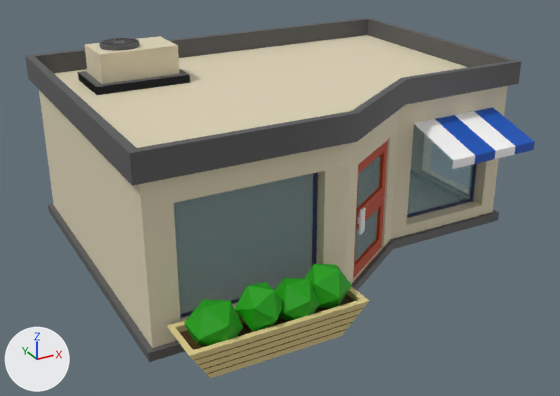
Renders of the glTF model public/assets/outdoor/buildings/slant store/Untitled.glb from each side of a commit.
Before and after are seen from a 50 mm camera at (-6.0, -14.48, 8.97) aimed at (2.44, 0.87, 1.3). Every picture has the same lights, and +X, +Y and +Z are marked at lower left. The first picture is the older version. Where no turn or scale is listed for an object, it has been applied to the vertices. Vertices at exactly the same position are counted once.

Names of what the first picture shows: 'pCube1_lambert10_0', 'pCube1_lambert11_0', 'pCube1_lambert12_0', 'pCube1_lambert6_0', 'pCube1_lambert7_0', 'pCube1_lambert8_0', 'pCube1_lambert9_0', 'pCube3_lambert4_0', 'pCube5_lambert6_0', 'pCube5_lambert8_0', 'pPlatonic2_lambert2_0', 'pPlatonic3_lambert2_0', 'pPlatonic4_lambert2_0' and 4 more.
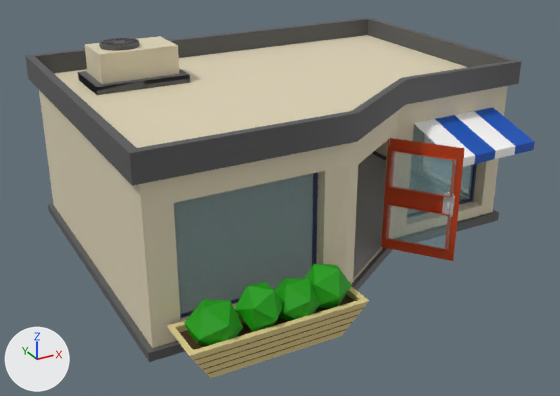
The change in detail:
me_pcube1_lambert1_0 is used by ob_pcube1_lambert1_0; location (3.02, 1.48, 2.21).
me_pcube1_lambert1_0 had 127 vertices, 130 faces and spanned x -5.29..5.22, y -3.87..4.22, z -2.17..2.17.
me_pcube1_lambert1_0 now has 139 vertices, 130 faces and spans x -5.29..5.22, y -3.87..4.22, z -2.17..2.17.
me_pcube1_lambert1_0 part 1: a new loose piece of 16 vertices spanning x 2.13..2.28, y -3.65..-3.46, z -0.84..-0.25, in mat_lambert1 (grey #bcbcbc).
Other edits to the shape of me_pcube1_lambert1_0 do not show in these pictures.
me_pcube1_lambert7_0 is used by ob_pcube1_lambert7_0; location (3.02, 1.48, 2.21).
Verts and faces of me_pcube1_lambert7_0; kept vertices keep their numbers, new ones are numbered from 25.
Before the commit, vertices of me_pcube1_lambert7_0: 12 (-0.17, -3.21, -1.22), 13 (-0.17, -3.21, -1.67), 14 (1.11, -2.37, -1.67) at pixel (376, 238), 15 (1.1, -2.37, -1.21) at pixel (377, 222), 16 (1.1, -2.37, -0.76).
Before the commit, vertices of me_pcube1_lambert7_0: 17 (-0.05, -3.13, -0.77), 18 (-0.17, -3.21, -0.77), 19 (-0.17, -3.21, 0.13), 20 (-0.17, -3.21, -0.32), 21 (1.1, -2.37, -0.31) at pixel (379, 187).
Before the commit, vertices of me_pcube1_lambert7_0: 23 (1.09, -2.38, 0.59), 24 (-0.17, -3.2, 0.59).
me_pcube1_lambert7_0 had 25 vertices, 15 faces and spanned x -4.4..4.71, y -3.36..0.53, z -1.67..0.95.
me_pcube1_lambert7_0 now has 27 vertices, 15 faces and spans x -4.4..4.71, y -3.65..0.53, z -1.67..0.95.
Part 2, on me_pcube1_lambert7_0:
Vertices deleted: 19, 20, 24 (with the faces that use them).
Vertices 12, 13, 18 move by (1.49, 0.77, 0.0).
Vertex 14 moves to (2.26, -3.65, -1.67), pixel (448, 249).
Vertex 15 moves to (2.26, -3.64, -1.21), pixel (449, 232).
Vertex 16 moves to (2.26, -3.64, -0.76), pixel (451, 214).
Vertex 17 moves to (1.41, -2.55, -0.77), pixel (393, 205).
New vertex 25 is at (1.32, -2.44, 0.13), pixel (389, 168).
New vertex 26 is at (1.32, -2.44, -0.32), pixel (388, 186).
New vertex 27 is at (2.25, -3.64, -0.31), pixel (453, 196).
New vertex 28 is at (2.25, -3.63, 0.59), pixel (456, 159).
New vertex 29 is at (1.32, -2.44, 0.59), pixel (390, 150).
New faces: (25, 26, 27), (25, 27, 29), (27, 28, 29).
Object 'pCube1_lambert11_0' (ob_pcube1_lambert11_0) moves from (0.0, 0.0, 0.0) to (-0.178, -0.375, 0.0).
Object 'pCube1_lambert11_0' (ob_pcube1_lambert11_0) turns from (0, 0, 0) to (0, 0, 82) degrees about x, y and z.
Object 'pCube1_lambert12_0' (ob_pcube1_lambert12_0) moves from (0.0, 0.0, 0.0) to (-0.186, -0.376, 0.0).

Location of each change, [x1, y1, x2, y2] in pixels of the pictures (560 x 396 px; the box of a moved part takes in the faces that stretch with it):
'pCube1_lambert11_0', moved, turned
    before: [353, 140, 388, 278]
    after: [381, 138, 465, 261]
'pCube1_lambert1_0', reshaped (not visible before)
    after: [353, 153, 454, 278]
'pCube1_lambert12_0', moved
    before: [357, 207, 366, 235]
    after: [445, 196, 455, 209]
part 1 of me_pcube1_lambert1_0, added
    after: [442, 194, 454, 217]
part 2 of me_pcube1_lambert7_0, moved or reshaped
    before: [355, 155, 381, 262]
    after: [385, 151, 456, 249]
